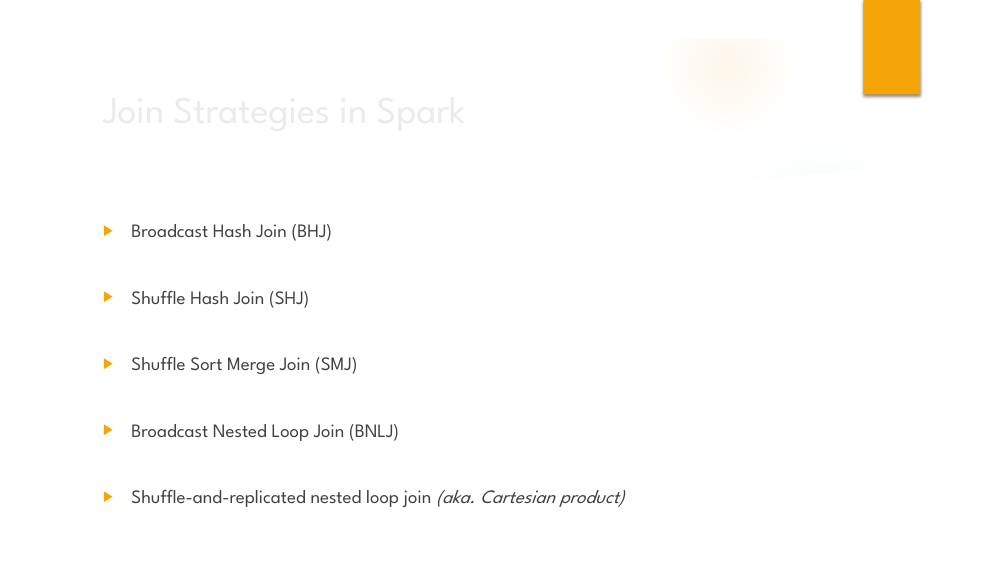
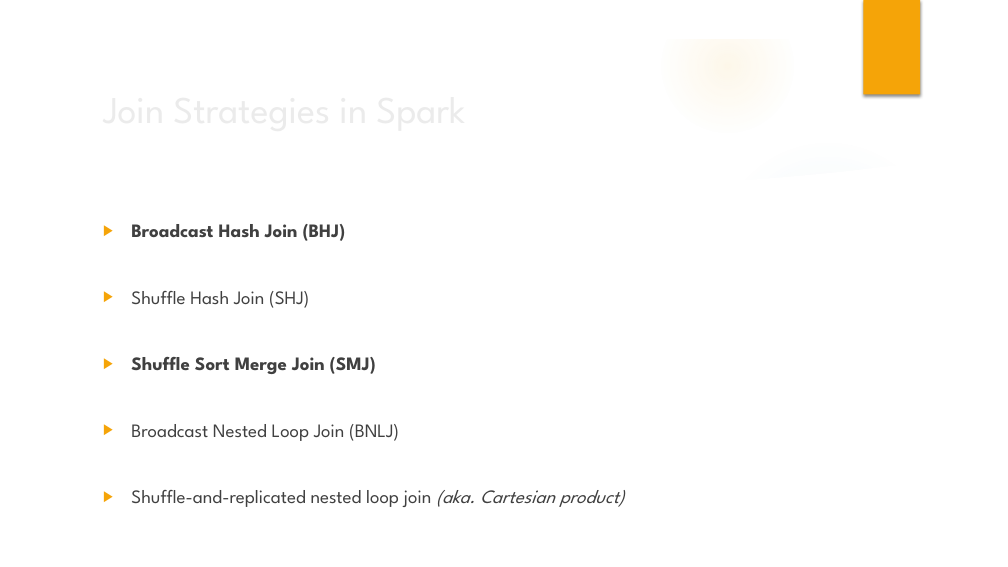
Before and after one commit to azimmerman0125/spark-training-october-13, a slide deck: slide 43 of slides/Introduction to Apache Spark.pptx (slide 31 before the commit). Drawn at 1008x567 pixels with LibreOffice and Linux fonts; fonts in the diff are those of the drawing; background and template pictures are left out. Boxes give left, top, right and bottom in pixels: in the first picture for what was removed or moved away, otherwise in the second. Text is boxed around its words. In the diff, an @@ line names an element or a change of style, - is before the commit and + after.

```diff
--- a/slides/Introduction to Apache Spark.pptx
+++ b/slides/Introduction to Apache Spark.pptx
@@ text at <box>131,224,376,374</box>: bold on in "Broadcast Hash Join (BHJ)", "Shuffle Sort Merge Join (SMJ)" @@
```
Also in this commit, not shown: 11 other slides changed, 15 slides added, 3 slides removed.
